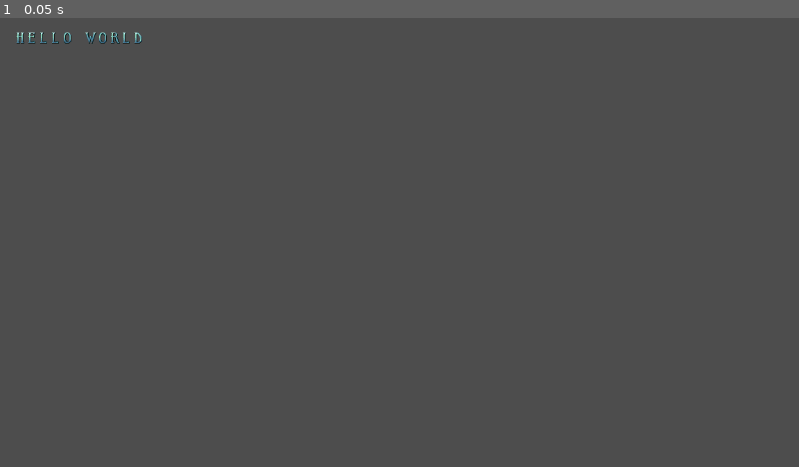
Above: before the commit, frame 1.
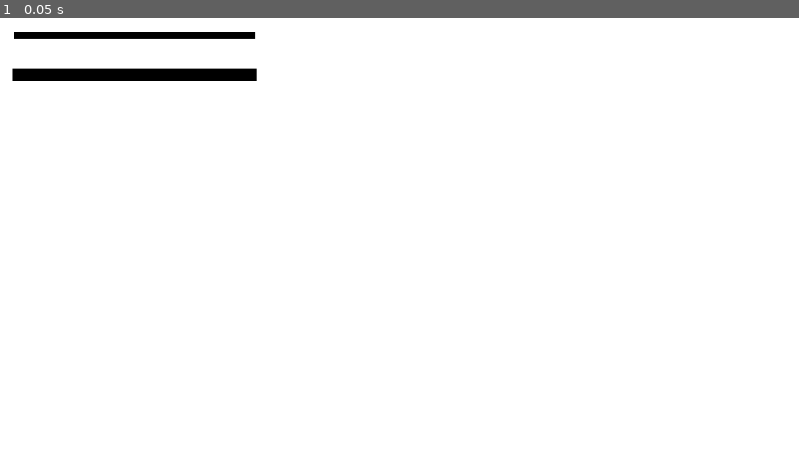
Above: after the commit, the same moment.

Repository: iamcal/godot-bitmap-fonts-example
Game: Godot game, scene res://root.tscn
Same seed, same stepped clock (60 frames per second), same inputs: the game is played once before the commit and once after it.
Inputs:
- Up to frame 1 (0.05 s): no input

The runs differ from the first frame. In frame 1, 100% of the frame differs, in the area x 0-100%, y 0-100%.

Commit message:
- added new classes for the font resource and the define character block - don't use that random font image any more - added example images from my own fonts - set those up as example resources - removed old node classes - removed root script - no longer needed

Diff:
--- /dev/null
+++ b/BitmapFont.gd
@@ -0,0 +1,61 @@
+extends FontFile
+class_name BitmapFont
+
+## The image texture containing the font characters.
+@export var texture: Texture2D:
+	set(new_texture):
+		texture = new_texture
+		_update_texture()
+
+## The space above the characters, in pixels.
+@export var padding_above: int = 0:
+	set(new_padding_above):
+		padding_above = new_padding_above
+		_update_texture()
+
+## The space below the characters, in pixels.
+@export var padding_below: int = 0:
+	set(new_padding_above):
+		padding_above = new_padding_above
+		_update_texture()
+
+## The groups of characters represented in the texture
+@export var character_blocks: Array[CharacterBlock]:
+	set (new_character_blocks):
+		character_blocks = new_character_blocks
+		_update_texture()
+
+
+var _fixed_size = 10
+var _cache_index = 0
+var _texture_index = 0
+var _size = Vector2i(_fixed_size, 0)
+
+func _update_texture():
+	var image = texture.get_image()
+
+	# find max height of characters
+	var max_h = 0
+	for block in character_blocks:
+		max_h = max(max_h, block.character_height)
+
+	set_texture_image(_cache_index, _size, _texture_index, image)
+	set_cache_ascent(_cache_index, _size.x, max_h + padding_above)
+	set_cache_descent(_cache_index, _size.x, padding_below)
+
+	for block in character_blocks:
+		_add_glyphs(block.characters, block.offset_x, block.offset_y, block.character_width, block.character_height)
+
+func _add_glyphs(characters: String, offset_x: int, offset_y: int, width: int, height: int):
+
+	for i in range (0, characters.length()):
+
+		var glyph = characters.to_ascii_buffer()[i]
+		var advance = width
+		var rect = Rect2(offset_x+(i*width), offset_y, width, height)
+
+		set_glyph_uv_rect(_cache_index, _size, glyph, rect)
+		set_glyph_texture_idx(_cache_index, _size, glyph, _texture_index)
+		set_glyph_offset(_cache_index, _size, glyph, Vector2(0, -height))
+		set_glyph_size(_cache_index, _size, glyph, rect.size)
+		set_glyph_advance(_cache_index, _size.x, glyph, Vector2(advance, 0))
--- /dev/null
+++ b/CharacterBlock.gd
@@ -0,0 +1,17 @@
+extends Resource
+class_name CharacterBlock
+
+## The characters defined by this block, e.g. "ABC".
+@export var characters: String
+
+## The x offset within the texture where this character block starts.
+@export var offset_x: int
+
+## The y offset within the texture where this character block starts.
+@export var offset_y: int
+
+## The width of each character in this block.
+@export var character_width: int
+
+## The height of each character in this block.
+@export var character_height: int
--- /dev/null
+++ b/CubicFive.tres
@@ -0,0 +1,39 @@
+[gd_resource type="FontFile" script_class="BitmapFont" load_steps=6 format=3 uid="uid://binmr6jb7aipd"]
+
+[ext_resource type="Script" uid="uid://bpkuofdsnbtdq" path="res://CharacterBlock.gd" id="1_7ru12"]
+[ext_resource type="Script" uid="uid://ddkcm2potu3tb" path="res://BitmapFont.gd" id="2_dr2o3"]
+[ext_resource type="Texture2D" uid="uid://c6fres1ohigda" path="res://images/cubic_five.png" id="3_dr2o3"]
+
+[sub_resource type="Resource" id="Resource_g8mxo"]
+script = ExtResource("1_7ru12")
+characters = "ABCDEFGHIJKLMNOPQRSTUVWXYZ- "
+offset_x = 1
+offset_y = 1
+character_width = 6
+character_height = 5
+metadata/_custom_type_script = "uid://bpkuofdsnbtdq"
+
+[sub_resource type="Resource" id="Resource_dr2o3"]
+script = ExtResource("1_7ru12")
+characters = "abcdefghijklmnopqrstuvwxyz"
+offset_x = 1
+offset_y = 1
+character_width = 6
+character_height = 5
+metadata/_custom_type_script = "uid://bpkuofdsnbtdq"
+
+[resource]
+cache/0/16/0/ascent = 0.0
+cache/0/16/0/descent = 0.0
+cache/0/16/0/underline_position = 0.0
+cache/0/16/0/underline_thickness = 0.0
+cache/0/16/0/scale = 1.0
+cache/0/10/0/ascent = 0.0
+cache/0/10/0/descent = 0.0
+cache/0/10/0/underline_position = 0.0
+cache/0/10/0/underline_thickness = 0.0
+cache/0/10/0/scale = 1.0
+script = ExtResource("2_dr2o3")
+texture = ExtResource("3_dr2o3")
+character_blocks = Array[ExtResource("1_7ru12")]([SubResource("Resource_g8mxo"), SubResource("Resource_dr2o3")])
+metadata/_custom_type_script = "uid://ddkcm2potu3tb"
--- /dev/null
+++ b/SquareDance.tres
@@ -0,0 +1,54 @@
+[gd_resource type="FontFile" script_class="BitmapFont" load_steps=8 format=3 uid="uid://batrr8xwcylq8"]
+
+[ext_resource type="Script" uid="uid://bpkuofdsnbtdq" path="res://CharacterBlock.gd" id="1_52qdm"]
+[ext_resource type="Script" uid="uid://ddkcm2potu3tb" path="res://BitmapFont.gd" id="2_e23xv"]
+[ext_resource type="Texture2D" uid="uid://q2vedg6qoo6n" path="res://images/square_dance.png" id="3_e23xv"]
+
+[sub_resource type="Resource" id="Resource_x8jf6"]
+script = ExtResource("1_52qdm")
+characters = "abcdeghkmnopqsuvwxyz "
+character_width = 6
+character_height = 9
+metadata/_custom_type_script = "uid://bpkuofdsnbtdq"
+
+[sub_resource type="Resource" id="Resource_ntrqj"]
+script = ExtResource("1_52qdm")
+characters = "fjlrt"
+offset_y = 10
+character_width = 3
+character_height = 9
+metadata/_custom_type_script = "uid://bpkuofdsnbtdq"
+
+[sub_resource type="Resource" id="Resource_krk8v"]
+script = ExtResource("1_52qdm")
+characters = "i"
+offset_x = 19
+offset_y = 10
+character_width = 2
+character_height = 9
+metadata/_custom_type_script = "uid://bpkuofdsnbtdq"
+
+[sub_resource type="Resource" id="Resource_e23xv"]
+script = ExtResource("1_52qdm")
+characters = "-"
+offset_x = 21
+offset_y = 10
+character_width = 4
+character_height = 9
+metadata/_custom_type_script = "uid://bpkuofdsnbtdq"
+
+[resource]
+cache/0/16/0/ascent = 0.0
+cache/0/16/0/descent = 0.0
+cache/0/16/0/underline_position = 0.0
+cache/0/16/0/underline_thickness = 0.0
+cache/0/16/0/scale = 1.0
+cache/0/10/0/ascent = 0.0
+cache/0/10/0/descent = 0.0
+cache/0/10/0/underline_position = 0.0
+cache/0/10/0/underline_thickness = 0.0
+cache/0/10/0/scale = 1.0
+script = ExtResource("2_e23xv")
+texture = ExtResource("3_e23xv")
+character_blocks = Array[ExtResource("1_52qdm")]([SubResource("Resource_x8jf6"), SubResource("Resource_ntrqj"), SubResource("Resource_krk8v"), SubResource("Resource_e23xv")])
+metadata/_custom_type_script = "uid://ddkcm2potu3tb"
--- a/bf.gd
+++ /dev/null
@@ -1,42 +0,0 @@
-extends FontFile
-class_name BitmapFont
-
-@export var texture: Texture2D:
-	set(new_texture):
-		texture = new_texture
-		update_texture()
-
-@export var line_height: int:
-	set(new_line_height):
-		line_height = new_line_height
-		update_texture()
-
-var _fixed_size = 10
-var _cache_index = 0
-var _texture_index = 0
-var _size = Vector2i(_fixed_size, 0)
-
-func update_texture():
-	var image = texture.get_image()
-	set_texture_image(_cache_index, _size, _texture_index, image)
-	set_cache_ascent(_cache_index, _size.x, line_height)
-	set_cache_descent(_cache_index, _size.x, 0)
-	#update_glyphs()
-
-	add_glyphs("ABCDEFGHIJKLMNOPQRSTUVWXYZ 0123456789&#<!>.", 3, 3, 17, 17)
-	add_glyphs("abcdefghijklmnopqrstuvwxyz", 3, 3, 17, 17)
-
-
-func add_glyphs(characters: String, offset_x: int, offset_y: int, width: int, height: int):
-
-	for i in range (0, characters.length()):
-
-		var glyph = characters.to_ascii_buffer()[i]
-		var advance = width
-		var rect = Rect2(offset_x+(i*width), offset_y, width, height)
-
-		set_glyph_uv_rect(_cache_index, _size, glyph, rect)
-		set_glyph_texture_idx(_cache_index, _size, glyph, _texture_index)
-		set_glyph_offset(_cache_index, _size, glyph, Vector2(0, -height))
-		set_glyph_size(_cache_index, _size, glyph, rect.size)
-		set_glyph_advance(_cache_index, _size.x, glyph, Vector2(advance, 0))
--- a/project.godot
+++ b/project.godot
@@ -19,3 +19,4 @@
 
 renderer/rendering_method="gl_compatibility"
 renderer/rendering_method.mobile="gl_compatibility"
+environment/defaults/default_clear_color=Color(1, 1, 1, 1)
--- a/root.gd
+++ /dev/null
@@ -1,13 +0,0 @@
-extends Node2D
-
-#const BITMAP_FONT = preload("res://BitmapFont.tscn")
-
-func _ready() -> void:
-	pass
-	#var font = BITMAP_FONT.instantiate()
-	#font.set_texture(preload("res://assets/fonts.png"), 17)
-	#font.add_glyphs("ABCDEFGHIJKLMNOPQRSTUVWXYZ 0123456789&#<!>.", 3, 3, 17, 17)
-	#font.add_glyphs("abcdefghijklmnopqrstuvwxyz", 3, 3, 17, 17)
-	#
-	#$Label.set("theme_override_fonts/font", font.font)
-	#$Label.set("theme_override_font_sizes/font_size", font.size)
--- a/root.tscn
+++ b/root.tscn
@@ -1,33 +1,47 @@
-[gd_scene load_steps=5 format=3 uid="uid://ije4hijln0jx"]
+[gd_scene load_steps=4 format=3 uid="uid://ije4hijln0jx"]
 
-[ext_resource type="Script" uid="uid://djq2dm6iybnyk" path="res://root.gd" id="1_pq8q7"]
-[ext_resource type="Texture2D" uid="uid://di7x2mdklwfls" path="res://assets/fonts.png" id="2_pyidc"]
-[ext_resource type="Script" uid="uid://ddkcm2potu3tb" path="res://bf.gd" id="2_vvh5c"]
+[ext_resource type="FontFile" uid="uid://binmr6jb7aipd" path="res://CubicFive.tres" id="1_pq8q7"]
+[ext_resource type="FontFile" uid="uid://batrr8xwcylq8" path="res://SquareDance.tres" id="2_pyidc"]
 
-[sub_resource type="FontFile" id="FontFile_28aoi"]
-cache/0/16/0/ascent = 0.0
-cache/0/16/0/descent = 0.0
-cache/0/16/0/underline_position = 0.0
-cache/0/16/0/underline_thickness = 0.0
-cache/0/16/0/scale = 1.0
-cache/0/10/0/ascent = 0.0
-cache/0/10/0/descent = 0.0
-cache/0/10/0/underline_position = 0.0
-cache/0/10/0/underline_thickness = 0.0
-cache/0/10/0/scale = 1.0
-script = ExtResource("2_vvh5c")
-texture = ExtResource("2_pyidc")
-line_height = 17
-metadata/_custom_type_script = "uid://ddkcm2potu3tb"
+[sub_resource type="GDScript" id="GDScript_pyidc"]
+script/source = "extends Node2D
+
+#const BITMAP_FONT = preload(\"res://BitmapFont.tscn\")
+
+func _ready() -> void:
+	pass
+	#var font = BITMAP_FONT.instantiate()
+	#font.set_texture(preload(\"res://assets/fonts.png\"), 17)
+	#font.add_glyphs(\"ABCDEFGHIJKLMNOPQRSTUVWXYZ 0123456789&#<!>.\", 3, 3, 17, 17)
+	#font.add_glyphs(\"abcdefghijklmnopqrstuvwxyz\", 3, 3, 17, 17)
+	#
+	#$Label.set(\"theme_override_fonts/font\", font.font)
+	#$Label.set(\"theme_override_font_sizes/font_size\", font.size)
+"
 
 [node name="Root" type="Node2D"]
-script = ExtResource("1_pq8q7")
+script = SubResource("GDScript_pyidc")
 
-[node name="Label" type="Label" parent="."]
+[node name="FixedWidth" type="Label" parent="."]
+texture_filter = 1
 offset_left = 20.0
 offset_top = 20.0
 offset_right = 111.0
 offset_bottom = 43.0
-theme_override_fonts/font = SubResource("FontFile_28aoi")
+scale = Vector2(2, 2)
+theme_override_colors/font_color = Color(0, 0, 0, 1)
+theme_override_fonts/font = ExtResource("1_pq8q7")
 theme_override_font_sizes/font_size = 10
-text = "Hello World"
+text = "Cubic Five - Fixed Width Font"
+
+[node name="VariableWidth" type="Label" parent="."]
+texture_filter = 1
+offset_left = 18.0
+offset_top = 73.0
+offset_right = 176.0
+offset_bottom = 96.25
+scale = Vector2(2, 2)
+theme_override_colors/font_color = Color(0, 0, 0, 1)
+theme_override_fonts/font = ExtResource("2_pyidc")
+theme_override_font_sizes/font_size = 10
+text = "square dance - variable width font"
Renamed: bf.gd.uid -> BitmapFont.gd.uid
Not shown, added: CharacterBlock.gd.uid
Binary file removed: assets/fonts.png
Binary file added: images/cubic_five.png
Not shown, changed: images/cubic_five.png.import
Binary file added: images/square_dance.png
Not shown, added: images/square_dance.png.import
Not shown, removed: root.gd.uid
